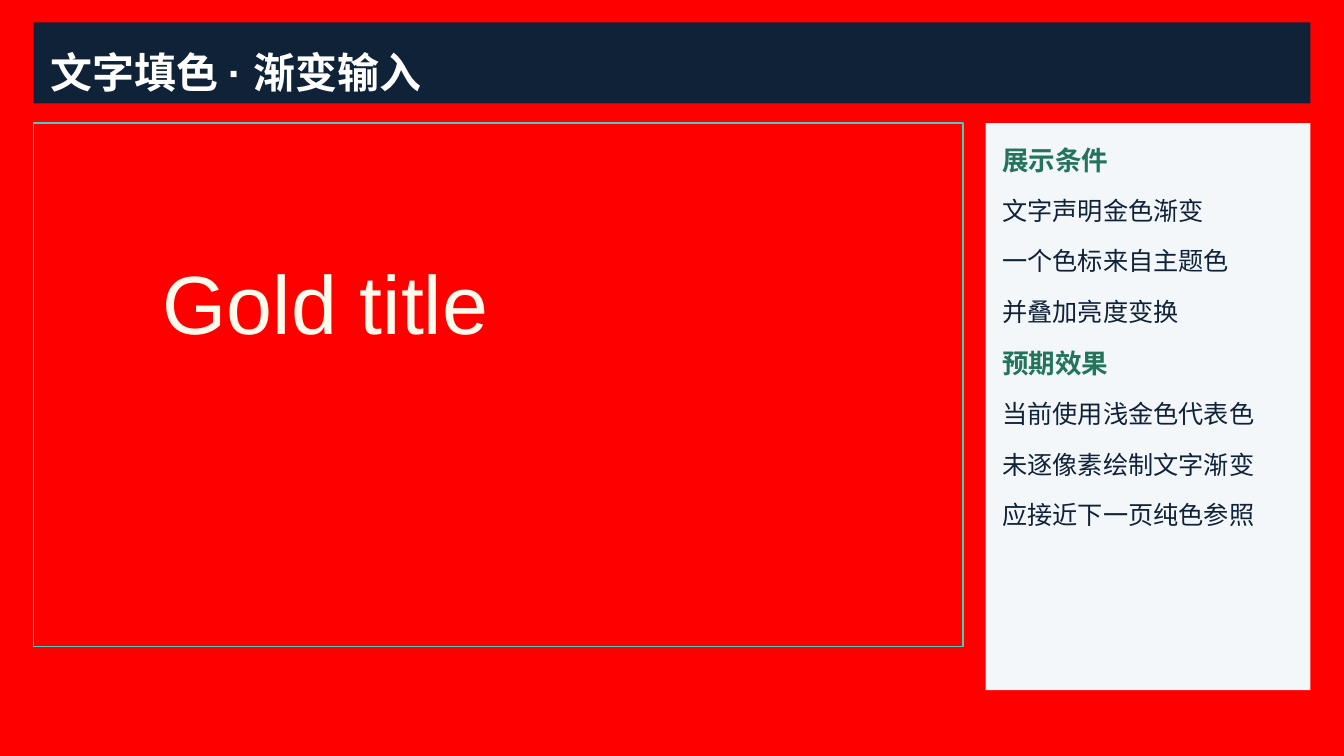
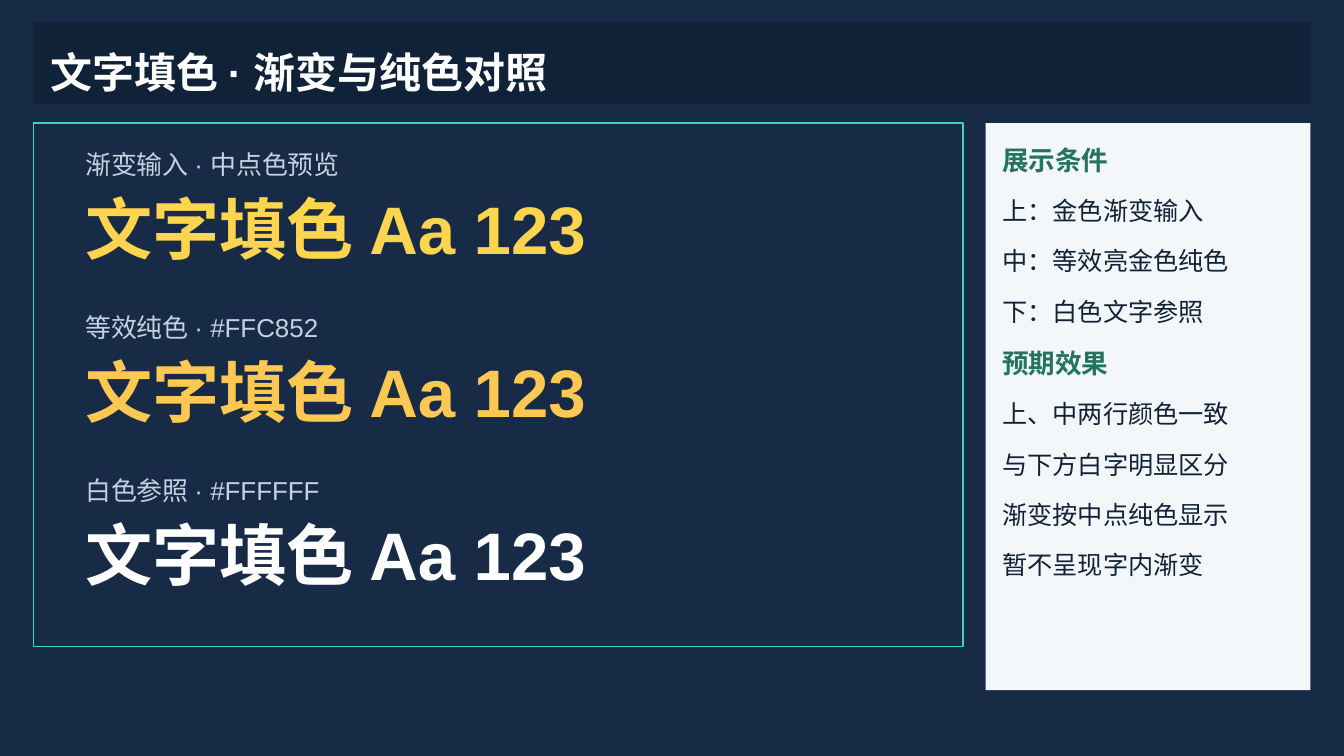
Before and after one commit to donglua/JZOfficeAndroid, a slide deck: slide 7 of demo/src/main/assets/samples/sample.pptx. Drawn at 1344x756 pixels with LibreOffice and Linux fonts; fonts in the diff are those of the drawing. Boxes give left, top, right and bottom in pixels: in the first picture for what was removed or moved away, otherwise in the second. Text is boxed around its words. In the diff, an @@ line names an element or a change of style, - is before the commit and + after.

Commit message:
fix(demo): improve PPTX text fill contrast
Compare vivid gold, pale gold and white text on a dark background. Keep the gradient midpoint approximation explicit in the sample and preserve the focused color regression fixture.

Tested: 14 focused Rust tests; rustfmt; clippy; Android debug builds; demo-samples on device in portrait and landscape

```diff
--- a/demo/src/main/assets/samples/sample.pptx
+++ b/demo/src/main/assets/samples/sample.pptx
@@ background #FF0000 to #172B46 @@
@@ text in rectangle at bbox=[50, 52, 548, 92]: text changed @@
-文字填色 · 渐变输入
+文字填色 · 渐变与纯色对照
@@ text in rectangle at bbox=[1002, 198, 1229, 323]: text changed @@
-文字声明金色渐变
-一个色标来自主题色
-并叠加亮度变换
+上：金色渐变输入
+中：等效亮金色纯色
+下：白色文字参照
@@ text removed at bbox=[163, 274, 488, 335] @@
-Gold title
@@ text in rectangle at bbox=[1002, 402, 1229, 576]: text changed @@
-当前使用浅金色代表色
-未逐像素绘制文字渐变
-应接近下一页纯色参照
+上、中两行颜色一致
+与下方白字明显区分
+渐变按中点纯色显示
+暂不呈现字内渐变
@@ group added at bbox=[85, 152, 586, 586]: 6 texts @@
+渐变输入 · 中点色预览
+文字填色 Aa 123
+等效纯色 · #FFC852
+文字填色 Aa 123
+白色参照 · #FFFFFF
+文字填色 Aa 123
```
Also in this commit, not shown: 1 other slide changed, 4 other files.
